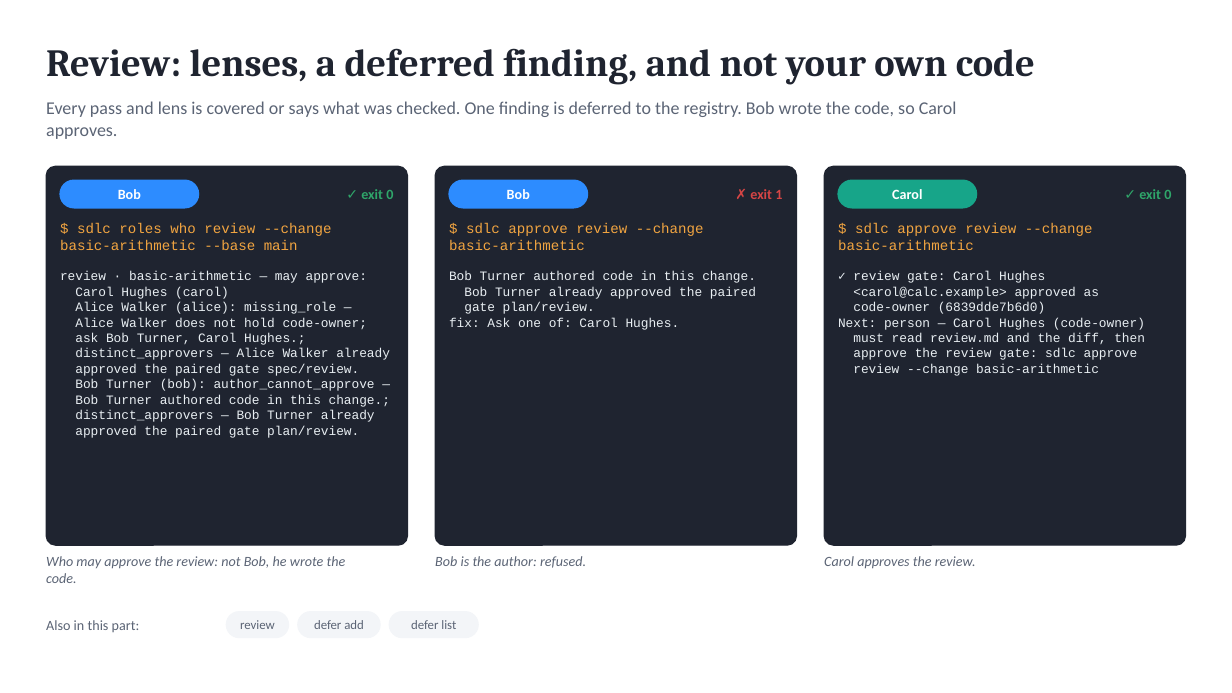
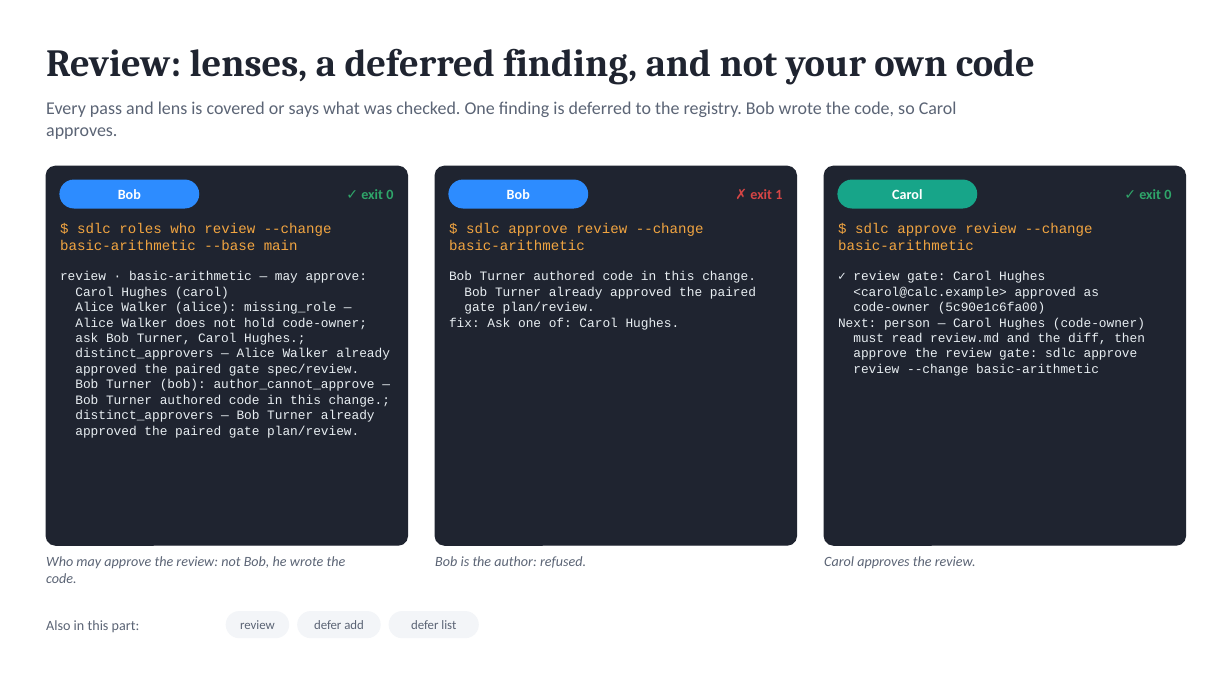
Before and after one commit to marin-ai-tech/sdlc, a slide deck: slide 12 of docs/demo/sdlc-calculator-demo.en.pptx. Drawn at 1232x693 pixels with LibreOffice and Linux fonts; fonts in the diff are those of the drawing. Boxes give left, top, right and bottom in pixels: in the first picture for what was removed or moved away, otherwise in the second. Text is boxed around its words. In the diff, an @@ line names an element or a change of style, - is before the commit and + after.

```diff
--- a/docs/demo/sdlc-calculator-demo.en.pptx
+++ b/docs/demo/sdlc-calculator-demo.en.pptx
@@ text at [853,302,1045,314]: text changed @@
-code-owner (6839dde7b6d0)
+code-owner (5c90e1c6fa00)
```
Also in this commit, not shown: 5 other slides changed, 38 other files.
